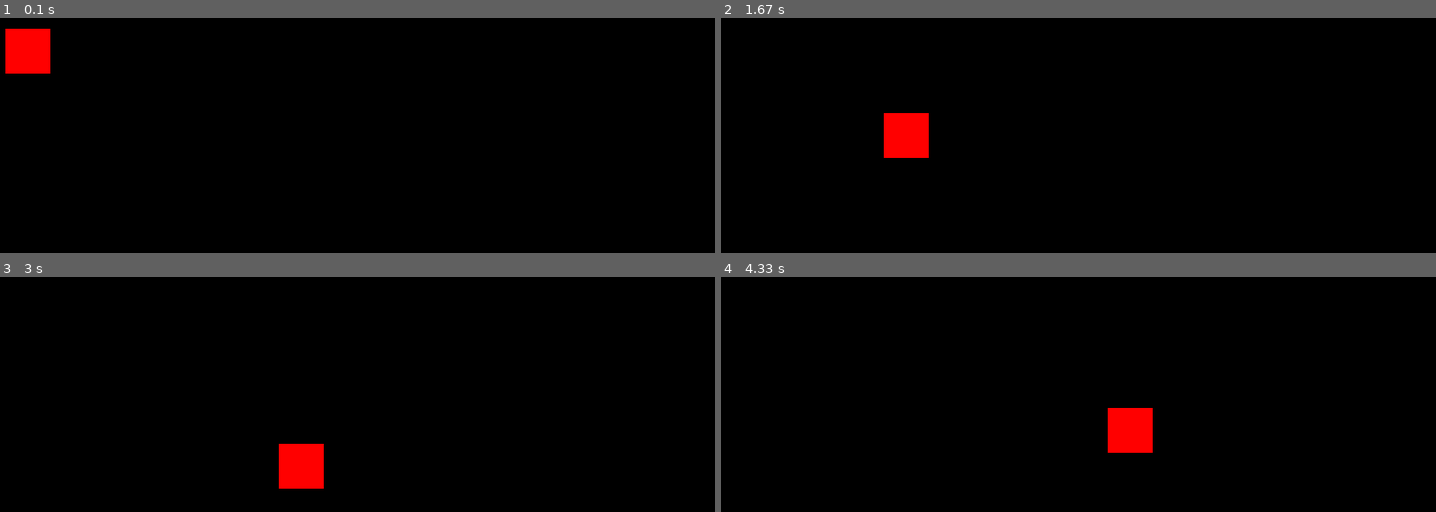
Above: before the commit, frames 1-4 (two rows, left to right).
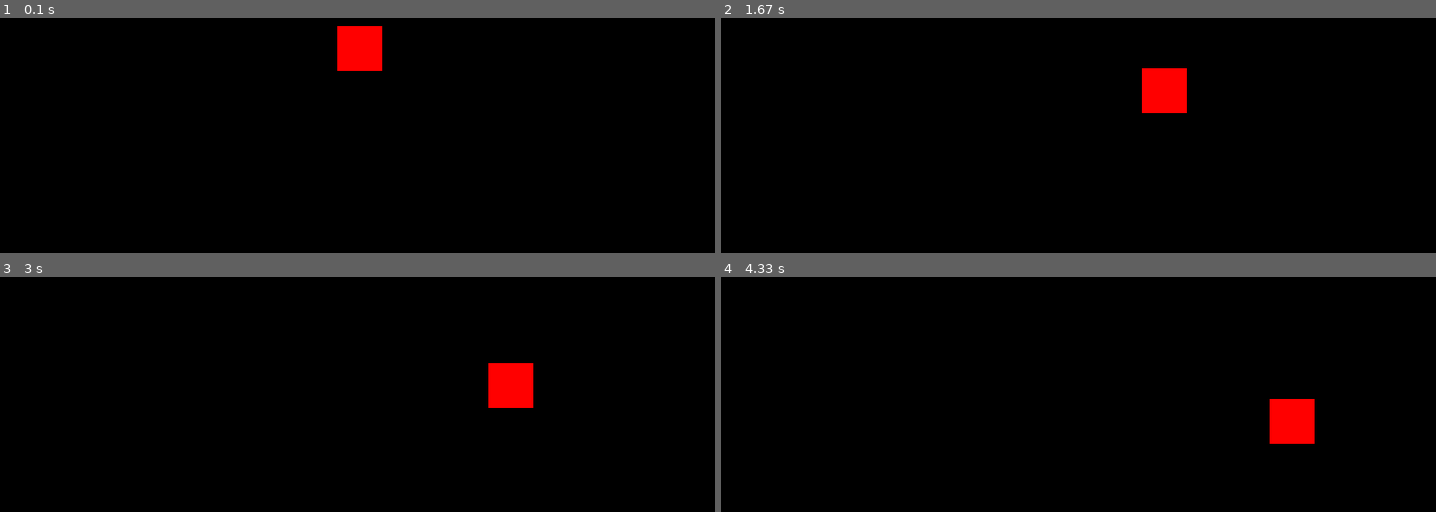
Above: after the commit, the same moments.

Repository: Dasani1/Pygame-Torture
Game: pygame game, started from Pendulum.py
The game is run twice, just before and just after one commit, with the same random seed, the same clock (stepped at 60 frames per second) and the same inputs.
Inputs:
- Up to frame 1 (0.1 s): no input
- Up to frame 2 (1.67 s): no input
- Up to frame 3 (3 s): no input
- Up to frame 4 (4.33 s): no input

The runs differ from the first frame. In frame 1, 2.4% of the frame differs, in the area x 0-54%, y 3-24%; in frame 2, 2.4%; in frame 3, 2.4%; in frame 4, 2.4%.

Commit message:
Sorta? It's still fried

Diff:
--- a/Pendulum.py
+++ b/Pendulum.py
@@ -37,25 +37,24 @@
         pygame.draw.rect(screen, RED, self.hitbox)
 
     def move(self):
-        #Change the equation to y = -sqrt(radius**2 - x^2)
+        #Change the equation to y = -sqrt(radius^2 - x^2)
         #rewrite for x,
         #Need equation Et = 1/2mv^2 + mgh (I wonder what g would be...)
         #Rewrite as Et = m(1/2mv^2 + gh)
         # max = self.radius**0.5
         # min = -max
-        # self.velx = -(self.radius-self.xpos**2)**0.5
-        #if y is at origin,
-        # if self.ypos <= (self.originy+self.radius) and self.direction: #My dumbass can't figure out how to bound it so it moves up at origin but moves down at above origin
-        #     self.ypos += self.vely
-        # elif self.ypos > (self.originy):
-        #     self.ypos -= self.vely
-        # self.velx = -(self.radius-(self.vely)**2)**0.5
 
 
-        self.velx = (self.adj**2 - (self.track))**0.5
+
+        #self.velx = (self.adj**2 - (self.track))**0.5
+
+        self.velx = (self.adj**2 - (self.track)**2)**0.5
 
         self.ypos += self.vely
-        self.xpos += self.velx
+        if self.direction:
+            self.xpos += self.velx
+        else:
+            self.xpos -= self.velx
 
 
 
@@ -66,11 +65,15 @@
         if (self.ypos >= rope and self.direction) or (self.ypos <= self.originy and not self.direction):
             self.vely *= -1
             self.direction = not self.direction
-        self.track += self.vely/100
+        self.track += (self.vely/100)
+        self.track = round(self.track,2) #If you don't round it adds like 0.0000001 extra which adds up overtime to create mistakes
 
 
 
-block = Box(0,375,200)
+
+
+
+block = Box(375,375,200)
 
 running = True
 while running:
@@ -91,6 +94,6 @@
     pygame.display.flip()
 
     # how many updates per second
-    clock.tick(60)
+    clock.tick(30)
 
 pygame.quit()
